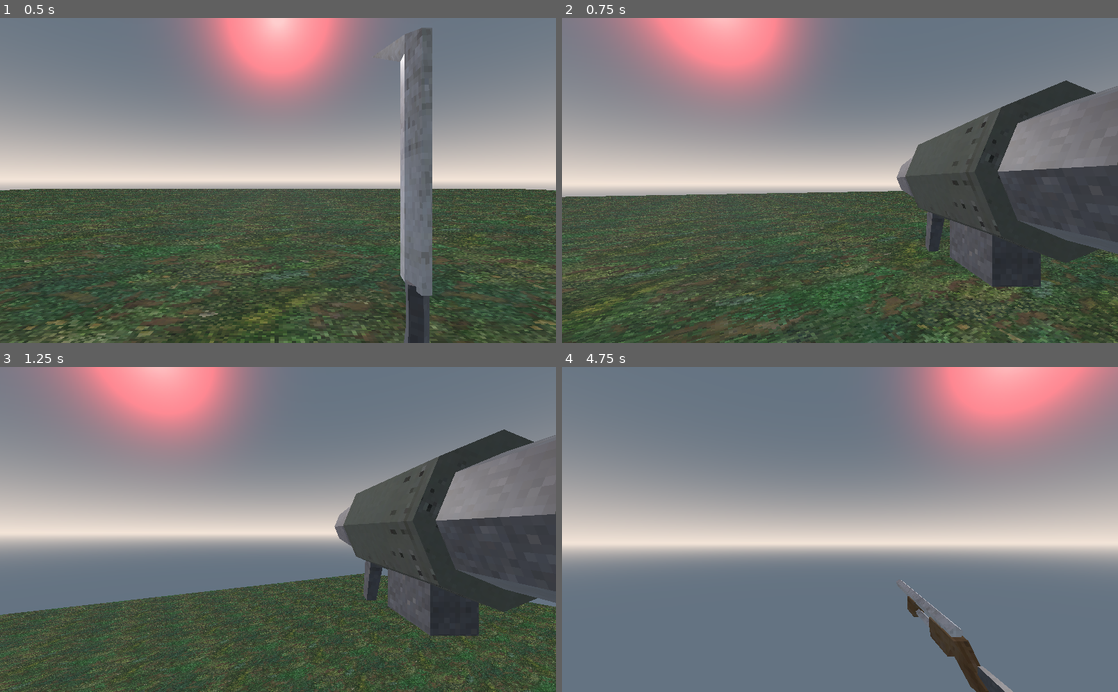
Above: before the commit, frames 1-4 (two rows, left to right).
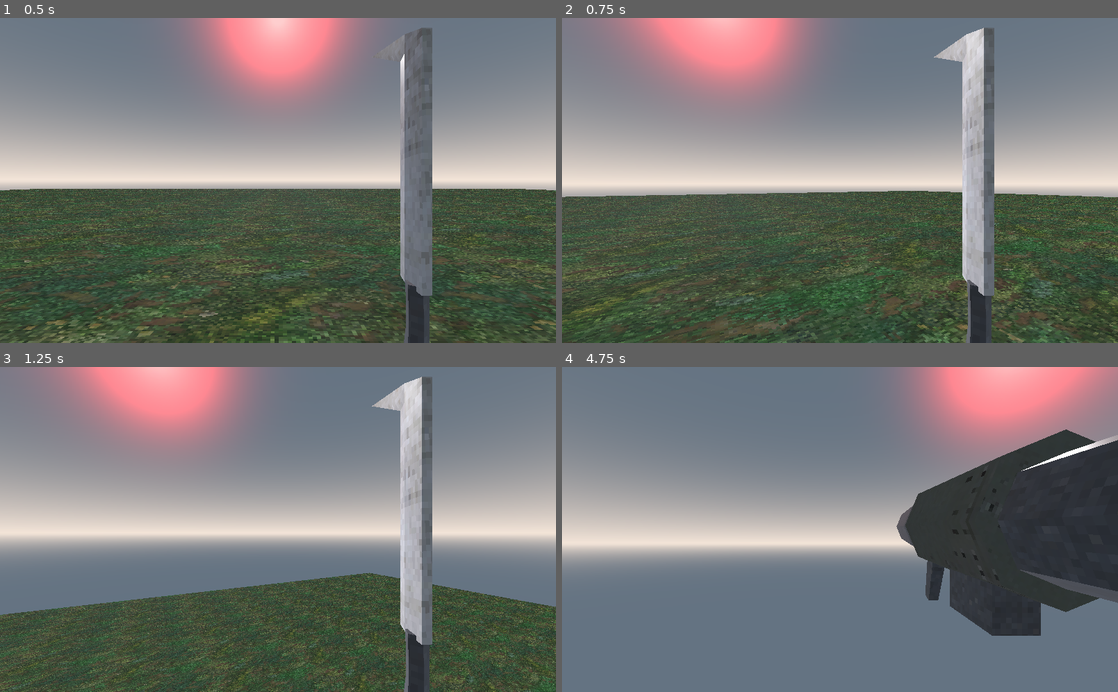
Above: after the commit, the same moments.

Repository: steventuckness/FPS-Course
Game: Godot game, scene res://World.tscn
The game is run twice, just before and just after one commit, with the same random seed, the same clock (stepped at 60 frames per second) and the same inputs.
Inputs (mouse positions are in pixels of both pictures, inside the frame that each line leads up to):
- Up to frame 1 (0.5 s): no input
- Up to frame 2 (0.75 s): tap Enter at 0.5 s; move the mouse to (867, 180) at 0.52 s; press the mouse at (867, 180) at 0.53 s; hold W (move_forwards) from 0.53 s (still down)
- Up to frame 3 (1.25 s): keep holding W (move_forwards); tap Space (jump) at 0.77 s
- Up to frame 4 (4.75 s): keep holding W (move_forwards); move the mouse to (812, 529) at 1.27 s; release the mouse at (812, 529) at 1.28 s; click (812, 529) at 1.35 s; tap Space (jump) at 1.52, 3.02, 3.77, 4.25, 4.52 s; move the mouse to (851, 523) at 2.02 s; press the mouse at (851, 523) at 2.03 s; tap 1 at 2.1 s; move the mouse to (834, 536) at 2.77 s; release the mouse at (834, 536) at 2.78 s; tap 2 at 2.85 s; click (834, 536) at 3.05 s; move the mouse to (878, 532) at 3.52 s; press the mouse at (878, 532) at 3.53 s; tap 3 at 3.6 s; move the mouse to (795, 526) at 4.27 s; release the mouse at (795, 526) at 4.28 s; tap 4 at 4.35 s; click (795, 526) at 4.55 s

Frame 1 is identical in both runs. In frame 2, 17% of the frame differs, in the area x 60-100%, y 2-100%; in frame 3, 19%; in frame 4, 19%.

Commit message:
Section 3: Making the weapon script

Diff:
--- a/characters/player/Player.gd
+++ b/characters/player/Player.gd
@@ -27,6 +27,7 @@
 	character_mover.init(self)
 	health_manager.init()
 	health_manager.connect("dead", self, "kill")
+	weapon_manager.init($Camera/FirePoint, [self])
 
 func _process(_delta):
 	if Input.is_action_just_pressed("exit"):
@@ -48,6 +49,9 @@
 	if Input.is_action_just_pressed("jump"):
 		character_mover.jump()
 
+	weapon_manager.attack(Input.is_action_just_pressed("attack"),
+		Input.is_action_pressed("attack"))
+
 func _input(event):
 	if event is InputEventMouseMotion:
 		rotation_degrees.y -= mouse_sens * event.relative.x
@@ -56,7 +60,7 @@
 	if event is InputEventKey and event.pressed:
 		if event.scancode in hotkeys:
 			weapon_manager.switch_to_weapon_slot(hotkeys[event.scancode])
-	if event is InputEventMouseButton and event.pressed:
+	if event is InputEventMouseButton and event.pressed and (event.button_index == BUTTON_WHEEL_DOWN or event.button_index == BUTTON_WHEEL_UP):
 		if event.button_index == BUTTON_WHEEL_DOWN:
 			weapon_manager.switch_to_next_weapon()
 		else:
--- a/characters/player/Player.tscn
+++ b/characters/player/Player.tscn
@@ -8,6 +8,8 @@
 [ext_resource path="res://weapons/raw_assets/machete.glb" type="PackedScene" id=6]
 [ext_resource path="res://weapons/raw_assets/rocketlauncher.glb" type="PackedScene" id=7]
 [ext_resource path="res://weapons/raw_assets/shotgun.glb" type="PackedScene" id=8]
+[ext_resource path="res://weapons/HitScanBulletEmitter.tscn" type="PackedScene" id=9]
+[ext_resource path="res://weapons/Weapon.gd" type="Script" id=10]
 
 [sub_resource type="CapsuleShape" id=1]
 radius = 0.5
@@ -83,7 +85,7 @@
 "times": PoolRealArray( 0, 0.2 ),
 "transitions": PoolRealArray( 1, 1 ),
 "update": 0,
-"values": [ Vector3( 0, 0, 0.0644153 ), Vector3( 0, 0, 0 ) ]
+"values": [ Vector3( 0, 0, 0.0467153 ), Vector3( 0, 0, 0 ) ]
 }
 
 [sub_resource type="Animation" id=5]
@@ -212,6 +214,7 @@
 
 [node name="Machete" type="Spatial" parent="Camera/WeaponManager/Weapons"]
 transform = Transform( 1, 0, 0, 0, 1, 0, 0, 0, 1, 0.0941158, -0.00536799, 0.326388 )
+visible = false
 
 [node name="Graphics" type="Spatial" parent="Camera/WeaponManager/Weapons/Machete"]
 transform = Transform( 1, 0, 0, 0, 0.999999, 0, 0, 0, 1, 0, 0, 0 )
@@ -226,9 +229,12 @@
 
 [node name="MachineGun" type="Spatial" parent="Camera/WeaponManager/Weapons"]
 transform = Transform( 1, 0, 0, 0, 1, 0, 0, 0, 1, 0.0903462, 0.0104079, 0.272549 )
+script = ExtResource( 10 )
+automatic = true
+attack_rate = 0.1
 
 [node name="Graphics" type="Spatial" parent="Camera/WeaponManager/Weapons/MachineGun"]
-transform = Transform( 1, 0, 0, 0, 1, 0, 0, 0, 1, 0, 0, 0.0644153 )
+transform = Transform( 1, 0, 0, 0, 1, 0, 0, 0, 1, 0, 0, 0.0467153 )
 
 [node name="machinegun" parent="Camera/WeaponManager/Weapons/MachineGun/Graphics" instance=ExtResource( 5 )]
 transform = Transform( 0.1, 0, 0, 0, 0.1, 0, 0, 0, 0.1, 0, 0, 0 )
@@ -238,8 +244,14 @@
 anims/attack = SubResource( 4 )
 anims/idle = SubResource( 5 )
 
+[node name="BulletEmitters" type="Spatial" parent="Camera/WeaponManager/Weapons/MachineGun"]
+
+[node name="HitScanBulletEmitter" parent="Camera/WeaponManager/Weapons/MachineGun/BulletEmitters" instance=ExtResource( 9 )]
+transform = Transform( 1, 0, 0, 0, 1, 0, 0, 0, 1, 0, 0.0316734, -0.114626 )
+
 [node name="Shotgun" type="Spatial" parent="Camera/WeaponManager/Weapons"]
 transform = Transform( 1, 0, 0, 0, 1, 0, 0, 0, 1, 0.0922061, 0, 0.318275 )
+visible = false
 
 [node name="Graphics" type="Spatial" parent="Camera/WeaponManager/Weapons/Shotgun"]
 transform = Transform( 1, 0, 0, 0, 1, 0, 0, 0, 1, 0, 0, 0.0767493 )
@@ -254,6 +266,7 @@
 
 [node name="RocketLauncher" type="Spatial" parent="Camera/WeaponManager/Weapons"]
 transform = Transform( 1, 0, 0, 0, 1, 0, 0, 0, 1, 0.11557, 0.0445356, 0.30785 )
+visible = false
 
 [node name="Graphics" type="Spatial" parent="Camera/WeaponManager/Weapons/RocketLauncher"]
 
@@ -265,6 +278,8 @@
 anims/attack = SubResource( 8 )
 anims/idle = SubResource( 9 )
 
+[node name="FirePoint" type="Spatial" parent="Camera"]
+
 [node name="CharacterMover" type="Spatial" parent="."]
 script = ExtResource( 1 )
 
--- a/characters/player/WeaponManager.gd
+++ b/characters/player/WeaponManager.gd
@@ -12,10 +12,23 @@
 onready var weapons = $Weapons.get_children()
 var cur_slot = 0
 var cur_weapon = null
+var fire_point: Spatial
+var bodies_to_exclude: Array = []
 
 func _ready():
-	#pass
-	switch_to_weapon_slot(0)
+	pass
+
+func init(_fire_point: Spatial, _bodies_to_exclude: Array):
+	fire_point = _fire_point
+	bodies_to_exclude = _bodies_to_exclude
+	for weapon in weapons:
+		if weapon.has_method("init"):
+			weapon.init(_fire_point, bodies_to_exclude)
+	switch_to_weapon_slot(WEAPON_SLOTS.MACHETE)
+
+func attack(attack_input_just_pressed: bool, attack_input_held: bool):
+	if cur_weapon.has_method("attack"):
+		cur_weapon.attack(attack_input_just_pressed, attack_input_held)
 
 func switch_to_next_weapon():
 	cur_slot = (cur_slot + 1) % slots_unlocked.size()
--- a/project.godot
+++ b/project.godot
@@ -74,6 +74,11 @@
 "events": [ Object(InputEventKey,"resource_local_to_scene":false,"resource_name":"","device":0,"alt":false,"shift":false,"control":false,"meta":false,"command":false,"pressed":false,"scancode":16777217,"unicode":0,"echo":false,"script":null)
  ]
 }
+attack={
+"deadzone": 0.5,
+"events": [ Object(InputEventMouseButton,"resource_local_to_scene":false,"resource_name":"","device":0,"alt":false,"shift":false,"control":false,"meta":false,"command":false,"button_mask":0,"position":Vector2( 0, 0 ),"global_position":Vector2( 0, 0 ),"factor":1.0,"button_index":1,"pressed":false,"doubleclick":false,"script":null)
+ ]
+}
 
 [layer_names]
 
--- /dev/null
+++ b/weapons/Weapon.gd
@@ -0,0 +1,71 @@
+extends Spatial
+
+onready var anim_player = $AnimationPlayer
+onready var bullet_emitters_base: Spatial = $BulletEmitters
+onready var bullet_emitters = $BulletEmitters.get_children()
+
+export var automatic = false
+
+var fire_point: Spatial
+var bodies_to_exclude: Array = []
+
+export var damage = 5
+export var ammo = 30
+
+export var attack_rate = 0.2
+var attack_timer: Timer
+var can_attack = true
+
+signal fire
+signal out_of_ammo
+
+func _ready():
+	attack_timer = Timer.new()
+	attack_timer.wait_time = attack_rate
+	attack_timer.connect("timeout", self, "finish_attack")
+	attack_timer.one_shot = true
+	add_child(attack_timer)
+
+func init(_fire_point: Spatial, _bodies_to_exclude: Array):
+	fire_point = _fire_point
+	bodies_to_exclude = _bodies_to_exclude
+	for bullet_emitter in bullet_emitters:
+		bullet_emitter.set_damage(damage)
+		bullet_emitter.set_bodies_to_exclude(bodies_to_exclude)
+
+func attack(attack_input_just_pressed: bool, attack_input_held: bool):
+	if !can_attack:
+		return
+	if automatic and !attack_input_held:
+		return
+	elif !automatic and !attack_input_just_pressed:
+		return
+
+	if ammo == 0:
+		if attack_input_just_pressed:
+			emit_signal("out_of_ammo")
+		return
+
+	if ammo > 0:
+		ammo -= 1
+
+	var start_transform = bullet_emitters_base.global_transform
+	bullet_emitters_base.global_transform = fire_point.global_transform
+	for bullet_emitter in bullet_emitters:
+		bullet_emitter.fire()
+	bullet_emitters_base.global_transform = start_transform
+	anim_player.stop()
+	anim_player.play("attack")
+	emit_signal("fired")
+	can_attack = false
+	attack_timer.start()
+
+func finish_attack():
+	can_attack = true
+
+func set_active():
+	show()
+
+func set_inactive():
+	anim_player.play("idle")
+	hide()
Not shown: 1 places in characters/player/Player.tscn that only renumber resources
